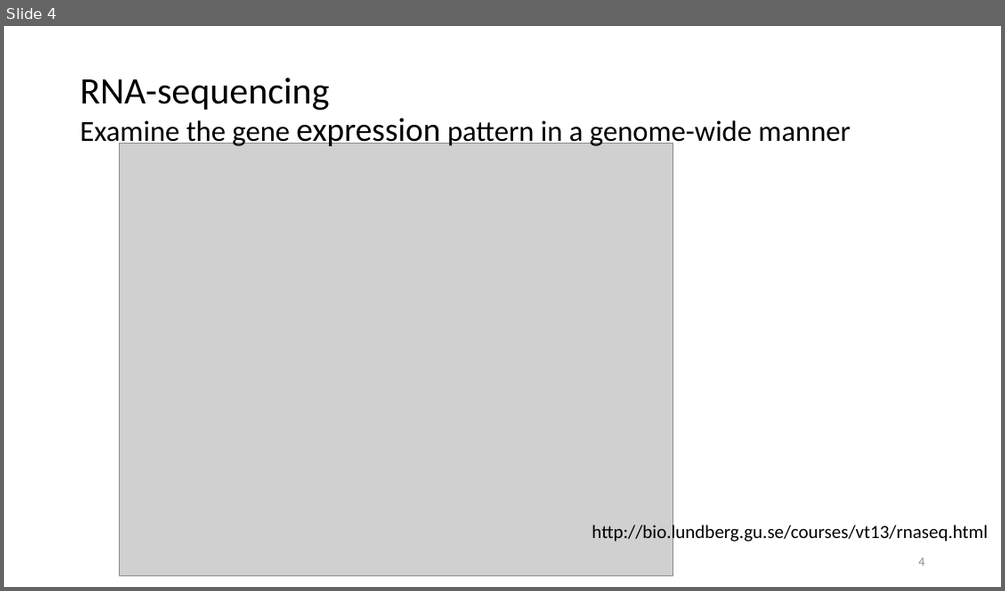
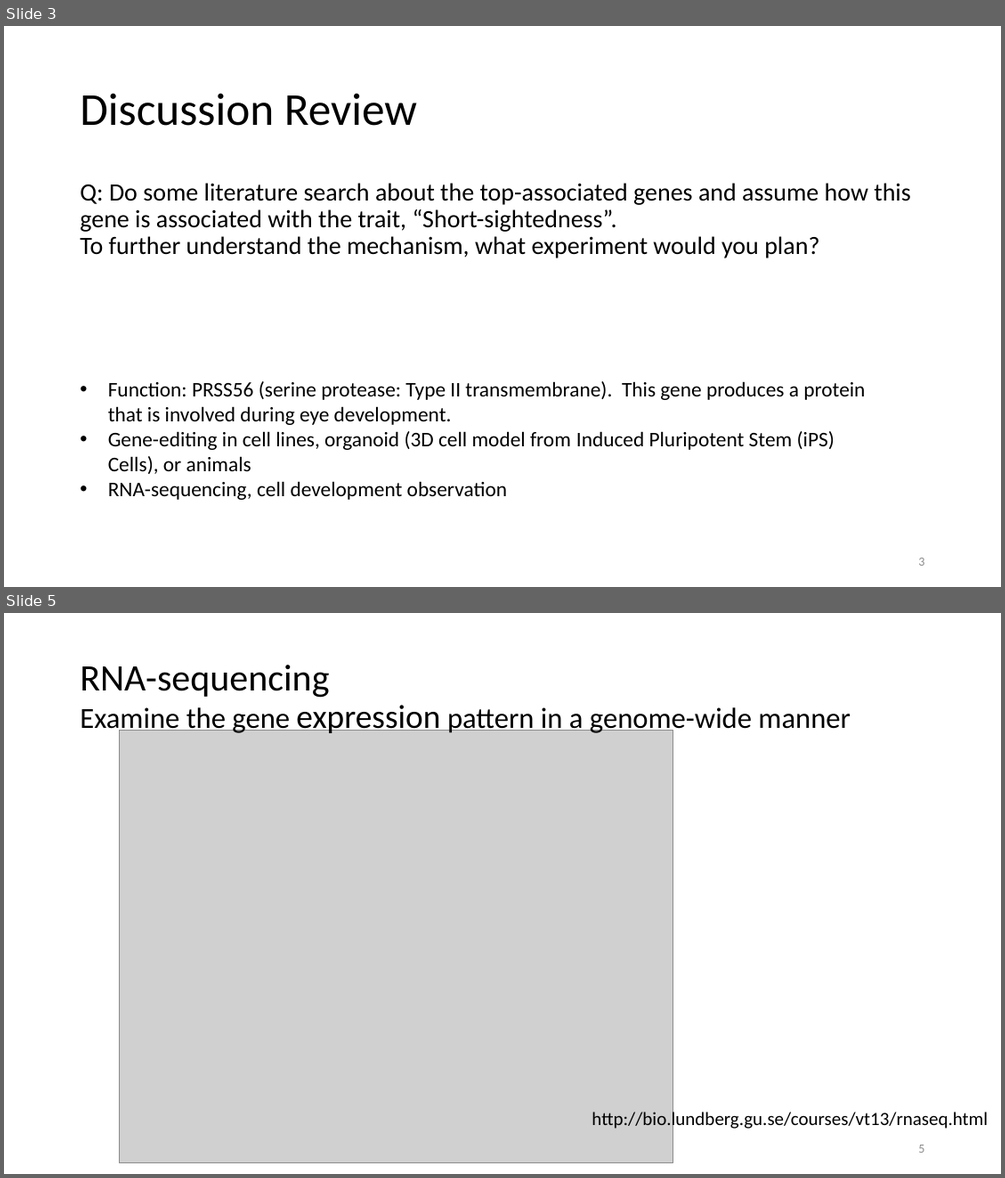
Before and after one commit to mariesaitou/Bio322, a slide deck: docs/assets/Bio322.2022/bio322_2022/Bio322_module2_functional_genomics3.pptx. Shown one above the other, each under a label of ours: slide 4 before the commit, slides 3 and 5 after it; the slides between them are not shown. The pictures are 1005x591 and 1005x1178 pixels, drawn with LibreOffice and Linux fonts; fonts in the diff are those of the drawing; grey boxes stand for pictures. Boxes give left, top, right and bottom in pixels: in the first picture for what was removed or moved away, otherwise in the second. Text is boxed around its words. In the diff, an @@ line names an element or a change of style, - is before the commit and + after.

```diff
--- a/docs/assets/Bio322.2022/bio322_2022/Bio322_module2_functional_genomics3.pptx
+++ b/docs/assets/Bio322.2022/bio322_2022/Bio322_module2_functional_genomics3.pptx
@@ slide 3 added at box(4, 26, 1001, 587), background #FFFFFF @@
@@ title added at box(80, 93, 417, 126), 44 pt, text #000000 @@
+Discussion Review
@@ text added at box(80, 183, 910, 258), 24 pt, text #000000 @@
+Q: Do some literature search about the top-associated genes and assume how this gene is associated with the trait, “Short-sightedness”.
+To further understand the mechanism, what experiment would you plan?
@@ text added at box(108, 381, 865, 499), 20 pt, text #000000 @@
+• Function: PRSS56 (serine protease: Type II transmembrane). This gene produces a protein that is involved during eye development.
+• Gene-editing in cell lines, organoid (3D cell model from Induced Pluripotent Stem (iPS) Cells), or animals
+• RNA-sequencing, cell development observation
@@ page number added at box(918, 557, 924, 565), 12 pt, text #8C8C8C @@
+3
@@ what was slide 4 is now slide 5 @@
@@ page number at box(918, 1144, 924, 1152): text changed @@
-4
+5
```
Also in this commit, not shown: 2 slides changed, 4 other slides added, 4 slides removed, 4 other files.
